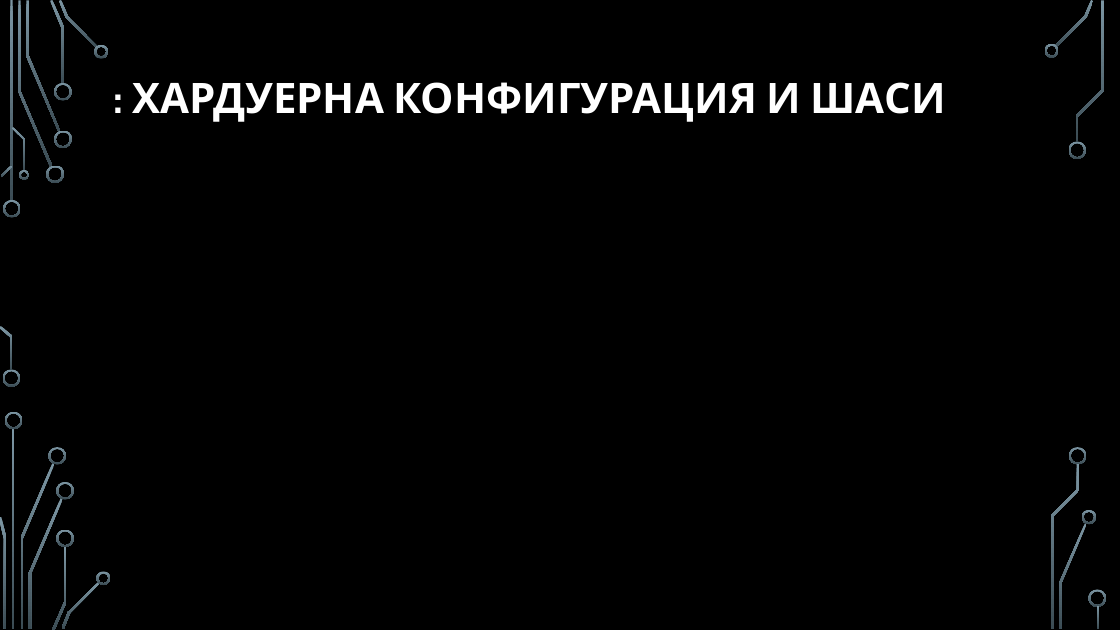
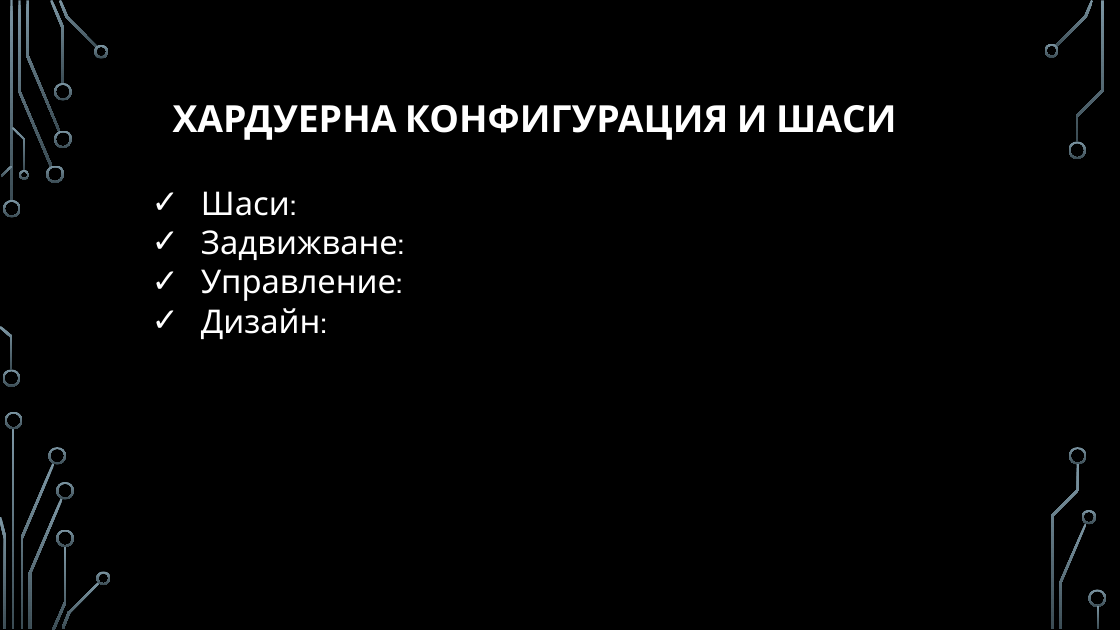
Before and after one commit to pgee-dzi2024/ThemeSP_2613, a slide deck: slide 4 of DR/защита.pptx. Drawn at 1120x630 pixels with LibreOffice and Linux fonts; fonts in the diff are those of the drawing; background and template pictures are left out. Boxes give left, top, right and bottom in pixels: in the first picture for what was removed or moved away, otherwise in the second. Text is boxed around its words. In the diff, an @@ line names an element or a change of style, - is before the commit and + after.

```diff
--- a/DR/защита.pptx
+++ b/DR/защита.pptx
@@ text "ХАРДУЕРНА КОНФИГУРАЦИЯ И ШАСИ" at <box>173,105,897,140</box>: vertical alignment middle to top @@
@@ text at <box>173,105,897,140</box>: text changed; size 36 to 32 pt @@
-: ХАРДУЕРНА КОНФИГУРАЦИЯ И ШАСИ
+ХАРДУЕРНА КОНФИГУРАЦИЯ И ШАСИ
@@ text added at <box>201,191,398,339</box>, 28 pt, text #FFFFFF @@
+✓ Шаси:
+✓ Задвижване:
+✓ Управление:
+✓ Дизайн:
```
Also in this commit, not shown: 4 other slides changed, 2 slides added, 1 slide removed, 2 other files.
